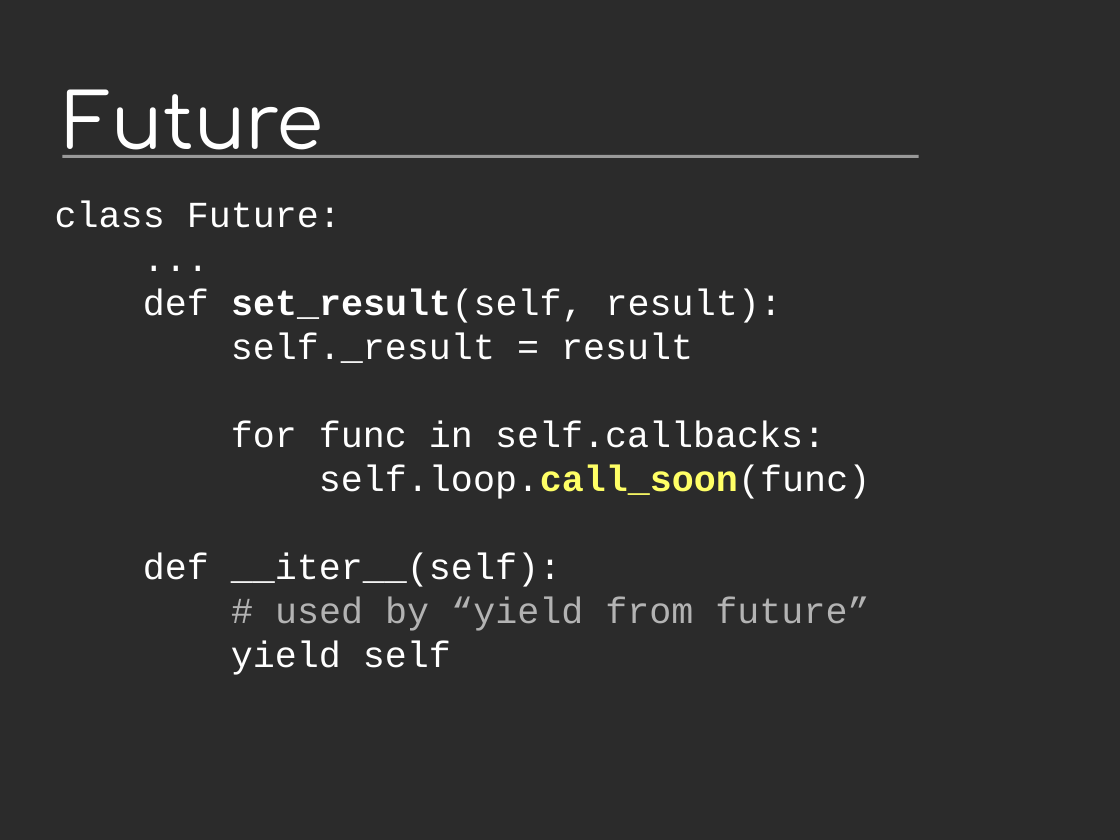
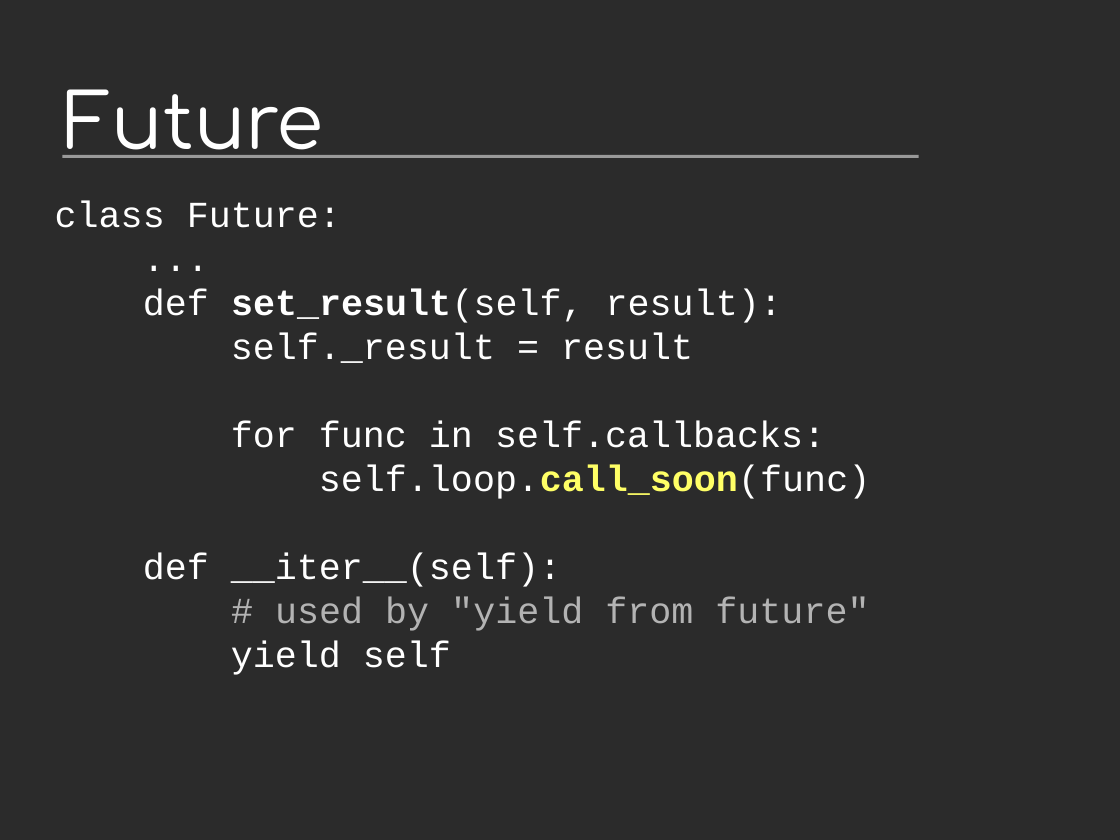
Before and after one commit to vstinner/talks, a slide deck: slide 36 of 2014-Pycon-Lyon/asyncio.odp. Drawn at 1120x840 pixels with LibreOffice and Linux fonts; fonts in the diff are those of the drawing; background and template pictures are left out; a plain dark background stands for a picture behind light text. Boxes give left, top, right and bottom in pixels: in the first picture for what was removed or moved away, otherwise in the second. Text is boxed around its words. In the diff, an @@ line names an element or a change of style, - is before the commit and + after.

```diff
--- a/2014-Pycon-Lyon/asyncio.odp
+++ b/2014-Pycon-Lyon/asyncio.odp
@@ text at [143,553,869,631]: text changed @@
-def __iter__(self):
-# used by “yield from future”
+def __iter__(self):
+# used by "yield from future"
```
Also in this commit, not shown: 9 other slides changed, 1 slide added, 3 other files.
